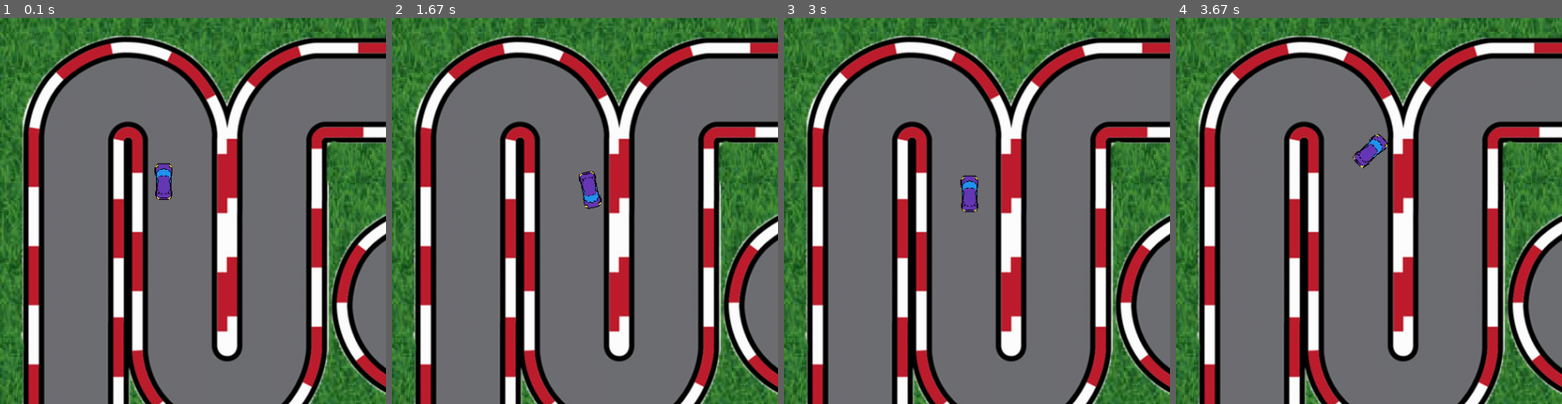
Above: before the commit, frames 1-4 (left to right).
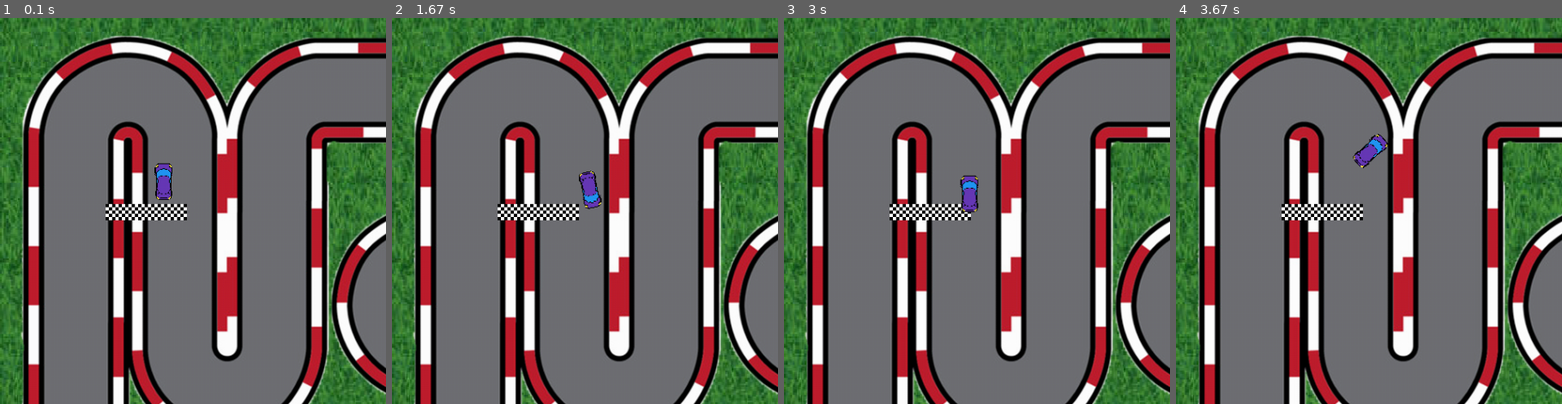
Above: after the commit, the same moments.

Repository: AmirmasoudCS/Pygame-Course
Game: pygame game, started from project_04/main.py
The game is run twice, just before and just after one commit, with the same random seed, the same clock (stepped at 60 frames per second) and the same inputs.
Inputs:
- Up to frame 1 (0.1 s): no input
- Up to frame 2 (1.67 s): hold D 0.33-0.8 s; hold W 0.83-1.13 s; hold D 1.17-1.63 s
- Up to frame 3 (3 s): hold A 1.67-2.2 s; hold S 2.23-2.53 s; hold A 2.57-2.97 s
- Up to frame 4 (3.67 s): hold W 3-3.37 s; hold D from 3.4 s (still down)
The pictures show only the part of the screen within x 0-50%, y 2-52%; the shares and areas given below are measured in that part.

The runs differ from the first frame. In frame 1, 0.8% of the frame differs, in the area x 27-49%, y 48-53%; in frame 2, 0.8%; in frame 3, 0.7%; in frame 4, 0.8%.

Commit message:
Creating the finish line position and drawing it

Diff:
--- a/project_04/main.py
+++ b/project_04/main.py
@@ -6,6 +6,7 @@
 TRACK = pygame.image.load("./project_04/assets/imgs/track.png")
 BORDER = pygame.image.load("./project_04/assets/imgs/track-border.png")
 FINISH = pygame.image.load("./project_04/assets/imgs/finish.png")
+FINISH_POSITION = (130, 250)
 RED_CAR = pygame.image.load("./project_04/assets/imgs/red-car.png")
 PURPLE_CAR = pygame.image.load("./project_04/assets/imgs/purple-car.png")
 
@@ -36,7 +37,7 @@
 
 FPS = 60
 
-images = [(GRASS,GRASS_RECT), (TRACK, TRACK_RECT), (BORDER, BORDER_RECT)]
+images = [(GRASS,GRASS_RECT), (TRACK, TRACK_RECT), (BORDER, BORDER_RECT), (FINISH, FINISH_POSITION)]
 
 class AbstractCar:
 
